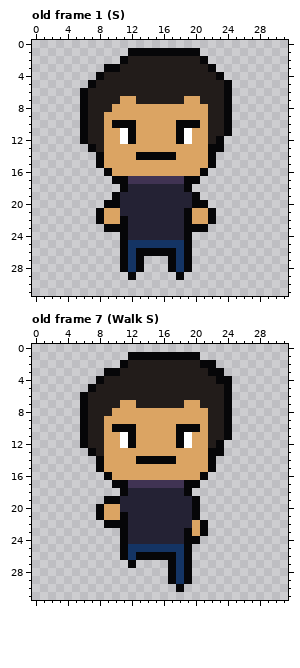
One commit to this pixel-art file: sprites/Player/OkCiSta.aseprite. That is the earlier state.
32x32 pixels, 15 frames. Shown: old frame 1 (S), old frame 7 (Walk S). The commit also changed other frames, which this record leaves out.
After the commit:
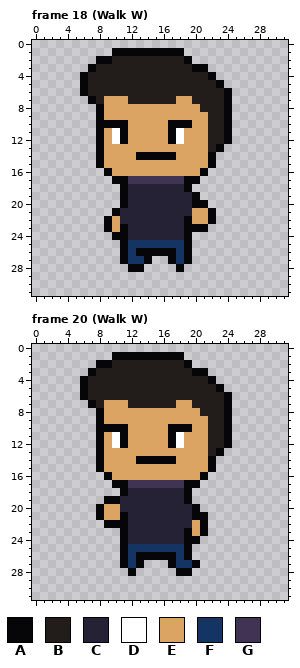
Palette (. is transparent): A #060608  B #221c1a  C #242234  D #ffffff  E #dba463  F #143464  G #403353
A new or re-ordered frame is compared with the old frame closest to it.
Changes in this commit:
frames 15 -> 20
Changed rows in their new state; - is an unchanged pixel.
Frame 18 (Walk W) is new; against old frame 1 (S):
first column x 6:
 1 ----AA-------..----
 2 --AABB-------A..---
 3 -ABBB---------AA.--
 4 ABB-------------A.-
 5 AB---------------A.
 7 .A-EE-B-----E-B----
 8 ..AE-----------B---
 9 ..A----------------
10 ..AA--E----A--E----
11 ..A-DAE----ADE-----
12 ..A-DAE----ADE---BA
13 -.A-------------B--
first column x 8:
19 --.A--------
20 -..A--------
21 ..A--------C
22 .A-C--------
23 --E---------
24 --A---------
27 -----FA-----
28 ---.A----.A.
29 ----.-----.-
Frame 20 (Walk W) is new; against old frame 7 (Walk S):
first column x 6:
 1 ----AA-------..----
 2 --AABB-------A...--
 3 -ABBB---------AA..-
 4 ABB-------------A..
 5 AB---------------A.
 7 .A-EE-B-----E-B----
 8 ..AE-----------B---
 9 ..A----------------
10 ..AA--E----A--E----
11 ..A-DAE----ADE-----
12 ..A-DAE----ADE---BA
13 -.A-------------B--
first column x 19:
19 A.-
21 --A
first column x 11:
27 AFA-----FA
28 -A----.A--
29 ------...-
30 -------.--
Pixel boxes of the changes (left, top, right, bottom) in both pictures:
changed: (80, 48, 232, 152)
changed: (96, 192, 192, 280)
changed: (80, 352, 232, 456)
changed: (184, 496, 208, 520)
changed: (120, 560, 200, 592)
